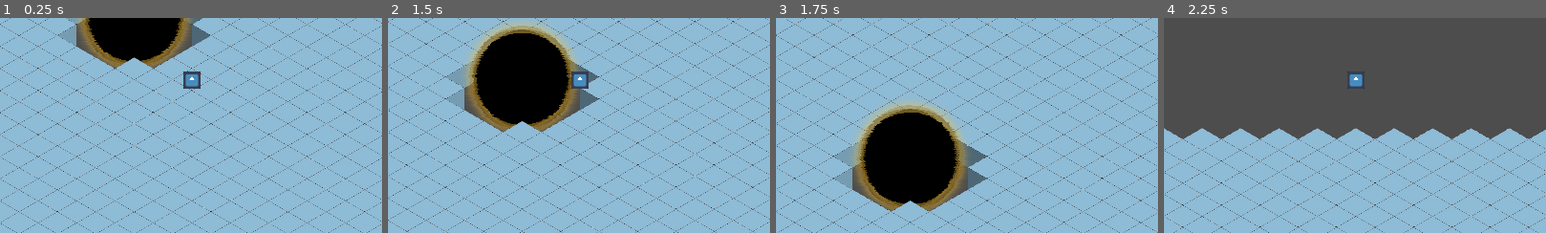
Above: before the commit, frames 1-4 (left to right).
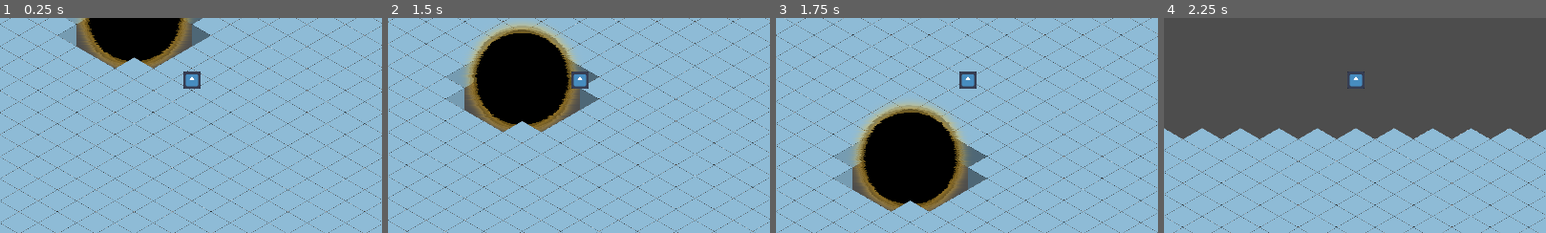
Above: after the commit, the same moments.

Repository: jkostello/Godot-Wild-Jam-69
Game: Godot game, scene res://test_1.tscn
Same seed, same stepped clock (60 frames per second), same inputs: the game is played once before the commit and once after it. This scene is started directly instead of the project's main scene. The engine's default icon, where the game draws it, is replaced by a stand-in: a white triangle on a blue panel in a dark square. Sound files missing from this copy of the repository are replaced by a short silence.
Inputs (mouse positions are % of the whole screen's width and height, from its top left):
- Up to frame 1 (0.25 s): no input
- Up to frame 2 (1.5 s): click "Destruct" at 0.5 s; tap Enter at 1.25 s; move the mouse to (45, 70) at 1.27 s; hold W (up) from 1.28 s (still down); tap Space (deselect) at 1.35 s; click (45, 70) at 1.42 s
- Up to frame 3 (1.75 s): keep holding W (up)
- Up to frame 4 (2.25 s): keep holding W (up); move the mouse to (80, 65) at 2.02 s; tap R (rotate) at 2.1 s
The pictures show only the part of the screen within x 25-75%, y 36-86%; the shares and areas given below are measured in that part.

Frames 1-2 are identical in both runs. In frame 3, 0.4% of the frame differs, in the area x 48-53%, y 24-33%; in frame 4, nothing differs.

Commit message:
zindex fixed
actually fixed it now

Diff:
--- a/player.gd
+++ b/player.gd
@@ -19,7 +19,7 @@
 	direction = direction.normalized()
 	velocity = direction * speed
 	velocity = velocity.move_toward(Vector2.ZERO, speed / 4)
-	z_index = position.y+50
+	z_index = position.y+900
 
 
 	move_and_slide()
--- a/structure_handler.gd
+++ b/structure_handler.gd
@@ -191,7 +191,7 @@
 func createStruct(struct):
 	Structures.append(struct)
 	for s in Structures:
-		s.z_index = s.position.y+50
+		s.z_index = s.position.y+900
 	get_tree().current_scene.add_child(struct)
 	struct.position = coords
 	endBuild()
